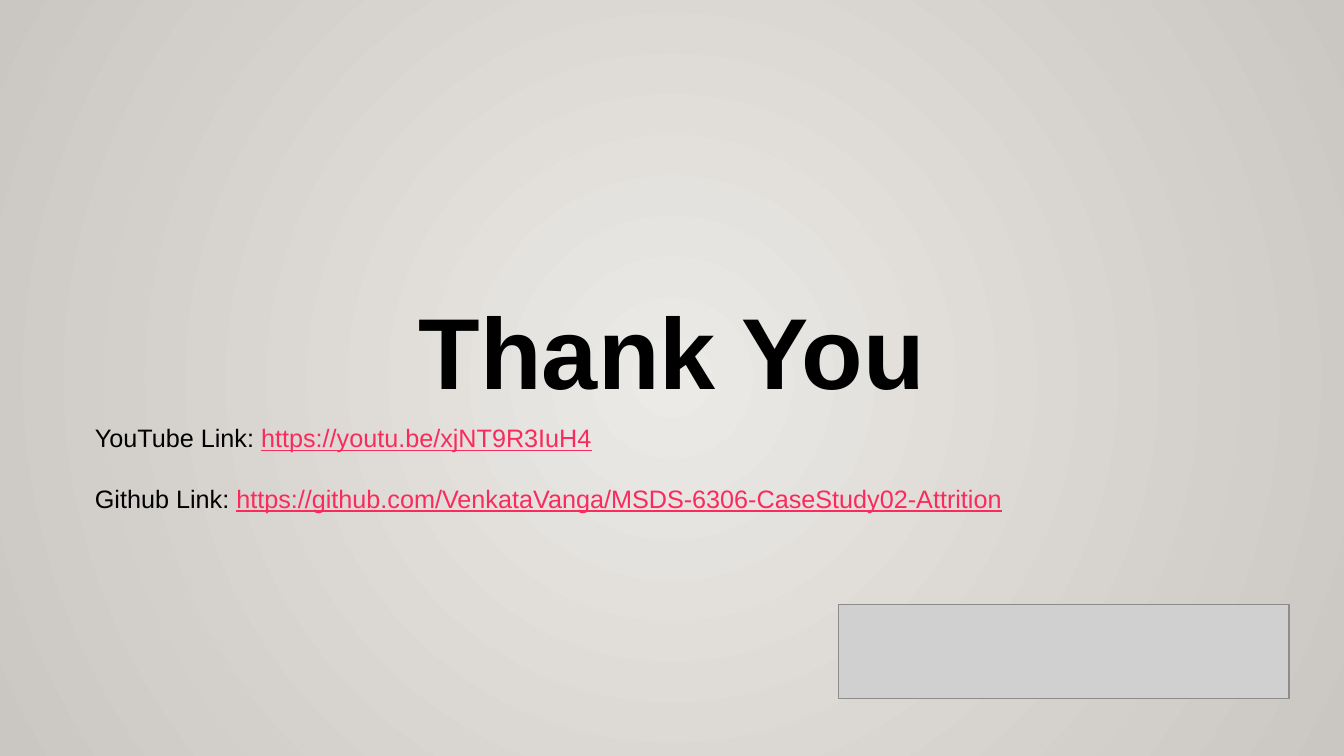
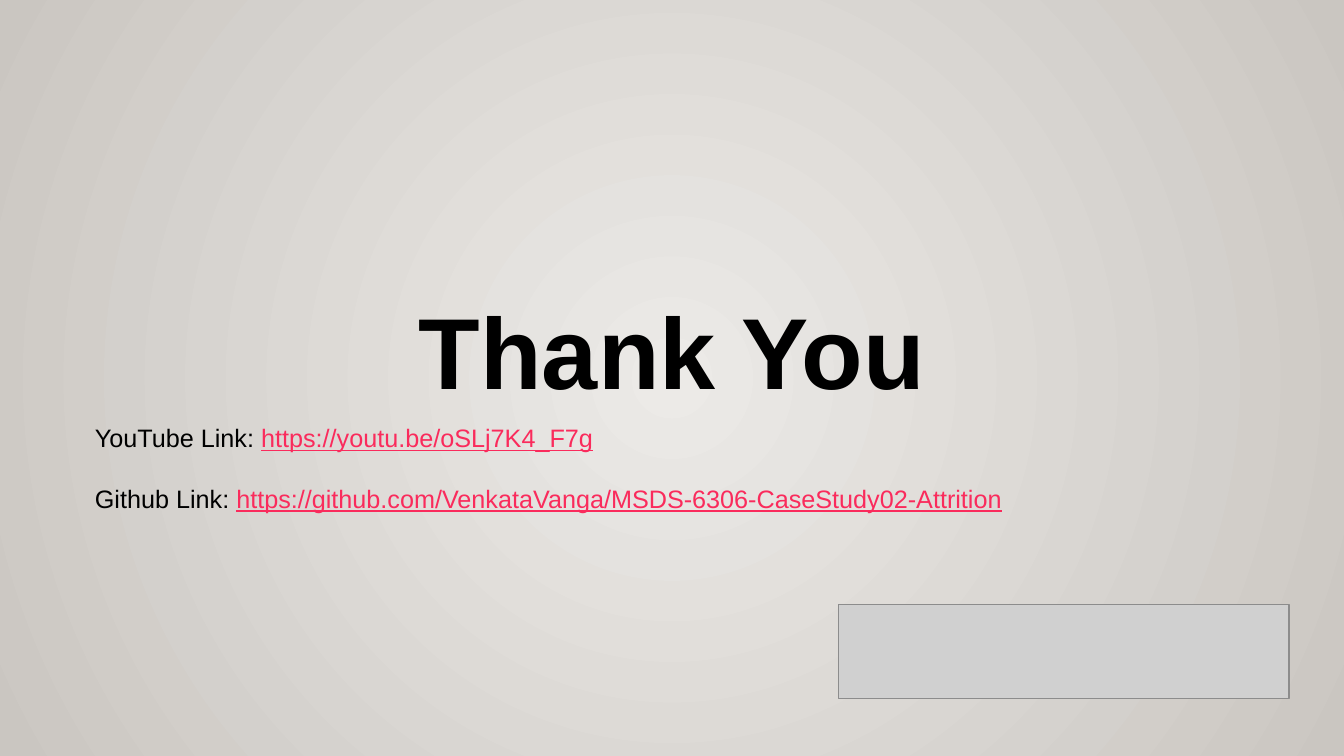
Before and after one commit to VenkataVanga/MSDS-6306-CaseStudy02-Attrition, a slide deck: slide 11 of CaseStudy-02_FinalPresentation.pptx. Drawn at 1344x756 pixels with LibreOffice and Linux fonts; fonts in the diff are those of the drawing; grey boxes stand for pictures. Boxes give left, top, right and bottom in pixels: in the first picture for what was removed or moved away, otherwise in the second. Text is boxed around its words. In the diff, an @@ line names an element or a change of style, - is before the commit and + after.

Commit message:
Updated Presentation

```diff
--- a/CaseStudy-02_FinalPresentation.pptx
+++ b/CaseStudy-02_FinalPresentation.pptx
@@ text at [95,428,593,453]: text changed @@
-YouTube Link: https://youtu.be/xjNT9R3IuH4
+YouTube Link: https://youtu.be/oSLj7K4_F7g
```
Also in this commit, not shown: 3 other files.
